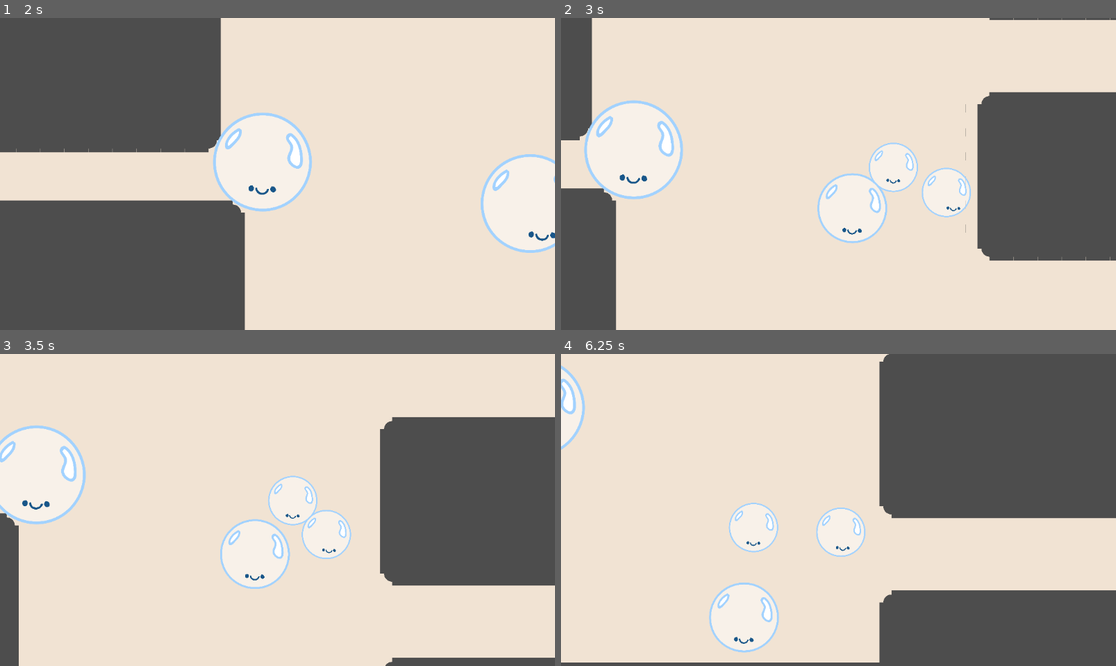
Above: before the commit, frames 1-4 (two rows, left to right).
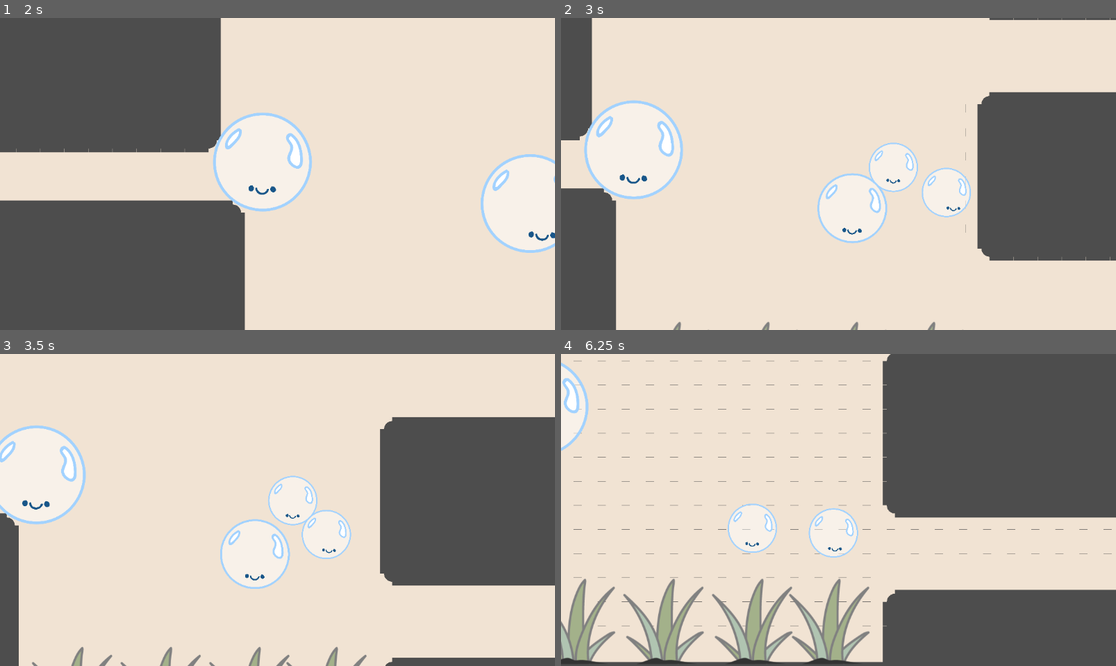
Above: after the commit, the same moments.

Repository: theascone/ggj25
Game: Godot game, scene res://scenes/menu.tscn
The game is run twice, just before and just after one commit, with the same random seed, the same clock (stepped at 60 frames per second) and the same inputs.
Inputs:
- Up to frame 1 (2 s): click "Start" at 0.5 s; hold D (move_right) from 1.28 s (still down); hold Space (split) from 1.28 s (still down); tap W (move_up) at 1.52 s
- Up to frame 2 (3 s): release Space (split) at 2.03 s; tap Space (split) at 2.1 s; tap W (move_up) at 2.27 s; release D (move_right) at 2.78 s; hold A (move_left) from 2.78 s (still down); hold Space (split) from 2.78 s (still down)
- Up to frame 3 (3.5 s): keep holding A (move_left); keep holding Space (split)
- Up to frame 4 (6.25 s): release A (move_left) at 3.53 s; release Space (split) at 3.53 s; hold D (move_right) 3.53-5.03 s; tap Space (split) at 3.6, 5.1 s; tap W (move_up) at 3.77, 4.52, 5.27 s; hold Space (split) 4.28-5.03 s; hold A (move_left) 5.03-5.78 s; hold D (move_right) from 5.78 s (still down); hold Space (split) from 5.78 s (still down)

Frame 1 is identical in both runs. In frame 2, 0.1% of the frame differs, in the area x 20-73%, y 97-100%; in frame 3, 0.5%; in frame 4, 9.1%, in the area x 0-100%, y 0-100%.

Commit message:
grass of absolute death

Diff:
--- /dev/null
+++ b/scenes/grass.tscn
@@ -0,0 +1,20 @@
+[gd_scene load_steps=4 format=3 uid="uid://b5k02g38am714"]
+
+[ext_resource type="Script" path="res://scripts/grass.gd" id="1_qtipv"]
+[ext_resource type="Texture2D" uid="uid://ceestpwurecdv" path="res://assets/tilesets/grass_single.png" id="1_wm2pl"]
+
+[sub_resource type="CircleShape2D" id="CircleShape2D_kbxlc"]
+radius = 104.0
+
+[node name="Grass" type="Area2D"]
+script = ExtResource("1_qtipv")
+
+[node name="Sprite2D" type="Sprite2D" parent="."]
+position = Vector2(0, -72)
+texture = ExtResource("1_wm2pl")
+
+[node name="CollisionShape2D" type="CollisionShape2D" parent="."]
+position = Vector2(8, -72)
+shape = SubResource("CircleShape2D_kbxlc")
+
+[connection signal="body_entered" from="." to="." method="_on_body_entered"]
--- a/scenes/level1.tscn
+++ b/scenes/level1.tscn
@@ -1,13 +1,14 @@
-[gd_scene load_steps=12 format=4 uid="uid://bwv0gxs8blh0l"]
+[gd_scene load_steps=13 format=4 uid="uid://bwv0gxs8blh0l"]
 
 [ext_resource type="PackedScene" uid="uid://bpdxao1oh1o1u" path="res://scenes/bubble.tscn" id="1_wyawi"]
 [ext_resource type="Texture2D" uid="uid://dkrh610rgjisb" path="res://assets/tilesets/Tileset_basic.png" id="2_cgp5p"]
-[ext_resource type="PackedScene" path="res://scenes/player.tscn" id="2_y6y1y"]
+[ext_resource type="PackedScene" uid="uid://bin1esr2i0gfc" path="res://scenes/player.tscn" id="2_y6y1y"]
 [ext_resource type="Script" path="res://scripts/camera.gd" id="3_5n70l"]
-[ext_resource type="PackedScene" path="res://scenes/wind.tscn" id="3_m6x4c"]
+[ext_resource type="PackedScene" uid="uid://brfiglux2e12a" path="res://scenes/wind.tscn" id="3_m6x4c"]
 [ext_resource type="PackedScene" uid="uid://b3n2bfbnun145" path="res://scenes/enemy_stinger.tscn" id="5_olnlm"]
-[ext_resource type="PackedScene" path="res://scenes/button.tscn" id="7_0kwy5"]
-[ext_resource type="PackedScene" path="res://scenes/door.tscn" id="8_lt8q6"]
+[ext_resource type="PackedScene" uid="uid://o7jmhtfl8h1k" path="res://scenes/button.tscn" id="7_0kwy5"]
+[ext_resource type="PackedScene" uid="uid://b5i8bra1hq4dw" path="res://scenes/door.tscn" id="8_lt8q6"]
+[ext_resource type="PackedScene" uid="uid://b5k02g38am714" path="res://scenes/grass.tscn" id="9_j6dut"]
 
 [sub_resource type="RectangleShape2D" id="RectangleShape2D_gsve4"]
 size = Vector2(272, 1400)
@@ -496,6 +497,18 @@
 [node name="Door3" parent="." instance=ExtResource("8_lt8q6")]
 position = Vector2(3736, 192)
 
+[node name="Grass" parent="." instance=ExtResource("9_j6dut")]
+position = Vector2(1040, 624)
+
+[node name="Grass" parent="Grass" instance=ExtResource("9_j6dut")]
+position = Vector2(184, 0)
+
+[node name="Grass" parent="Grass/Grass" instance=ExtResource("9_j6dut")]
+position = Vector2(184, 0)
+
+[node name="Grass" parent="Grass/Grass/Grass" instance=ExtResource("9_j6dut")]
+position = Vector2(160, 0)
+
 [connection signal="status_change" from="Button1" to="Door1" method="change_state"]
 [connection signal="status_change" from="Button2" to="Door2" method="change_state"]
 [connection signal="status_change" from="Button3" to="Door3" method="change_state"]
--- /dev/null
+++ b/scripts/grass.gd
@@ -0,0 +1,18 @@
+extends Area2D
+
+
+# Called when the node enters the scene tree for the first time.
+func _ready() -> void:
+	pass # Replace with function body.
+
+
+# Called every frame. 'delta' is the elapsed time since the previous frame.
+func _process(delta: float) -> void:
+	pass
+
+
+func _on_body_entered(body: Node2D) -> void:
+	var bubble := body as Bubble
+	if bubble == null:
+		return
+	bubble.pop()
